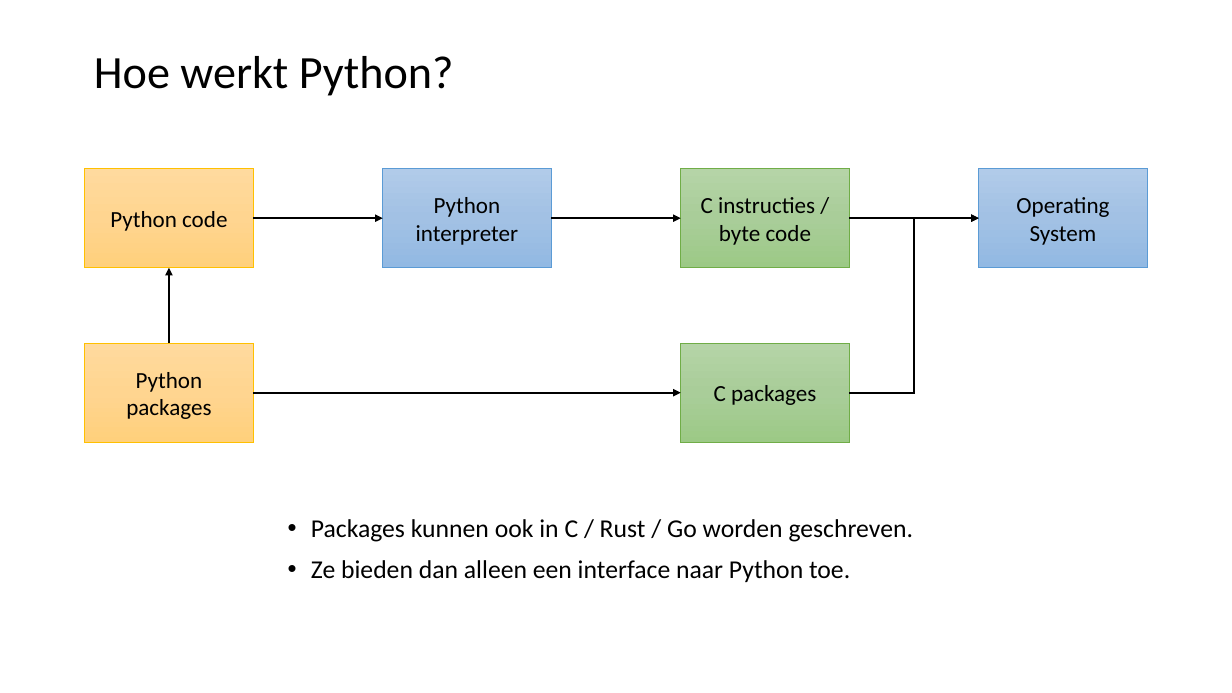
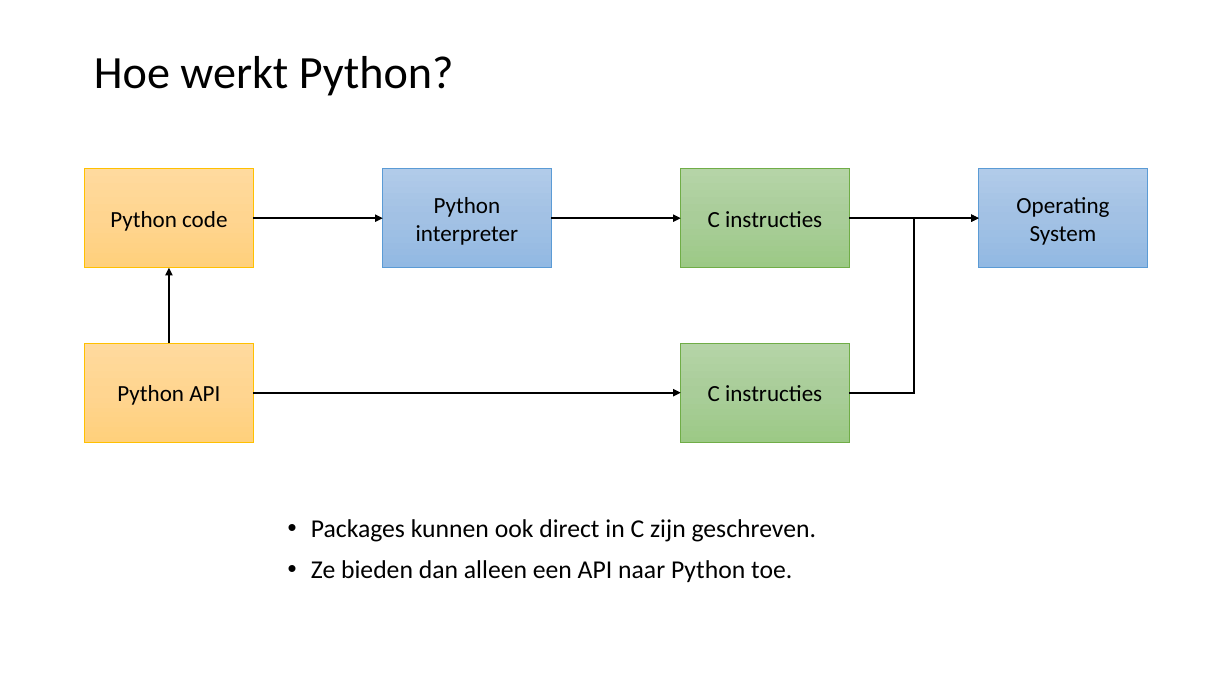
Before and after one commit to LFKoning/knowledge-sharing, a slide deck: slide 8 of python_course/1_basics_classes/python_cursus_1.pptx. Drawn at 1232x693 pixels with LibreOffice and Linux fonts; fonts in the diff are those of the drawing. Boxes give left, top, right and bottom in pixels: in the first picture for what was removed or moved away, otherwise in the second. Text is boxed around its words. In the diff, an @@ line names an element or a change of style, - is before the commit and + after.

Commit message:
Update slidedeck Python - part 1

```diff
--- a/python_course/1_basics_classes/python_cursus_1.pptx
+++ b/python_course/1_basics_classes/python_cursus_1.pptx
@@ text in rectangle at (x1=708, y1=211, x2=822, y2=227): text changed @@
-C instructies / byte code
+C instructies
@@ text in rectangle at (x1=117, y1=385, x2=220, y2=405): text changed @@
-Python packages
+Python API
@@ text in rectangle at (x1=708, y1=385, x2=822, y2=401): text changed @@
-C packages
+C instructies
@@ text at (x1=311, y1=519, x2=817, y2=582): text changed @@
-• Packages kunnen ook in C / Rust / Go worden geschreven.
-• Ze bieden dan alleen een interface naar Python toe.
+• Packages kunnen ook direct in C zijn geschreven.
+• Ze bieden dan alleen een API naar Python toe.
```
Also in this commit, not shown: 41 other slides changed, 6 slides added.
